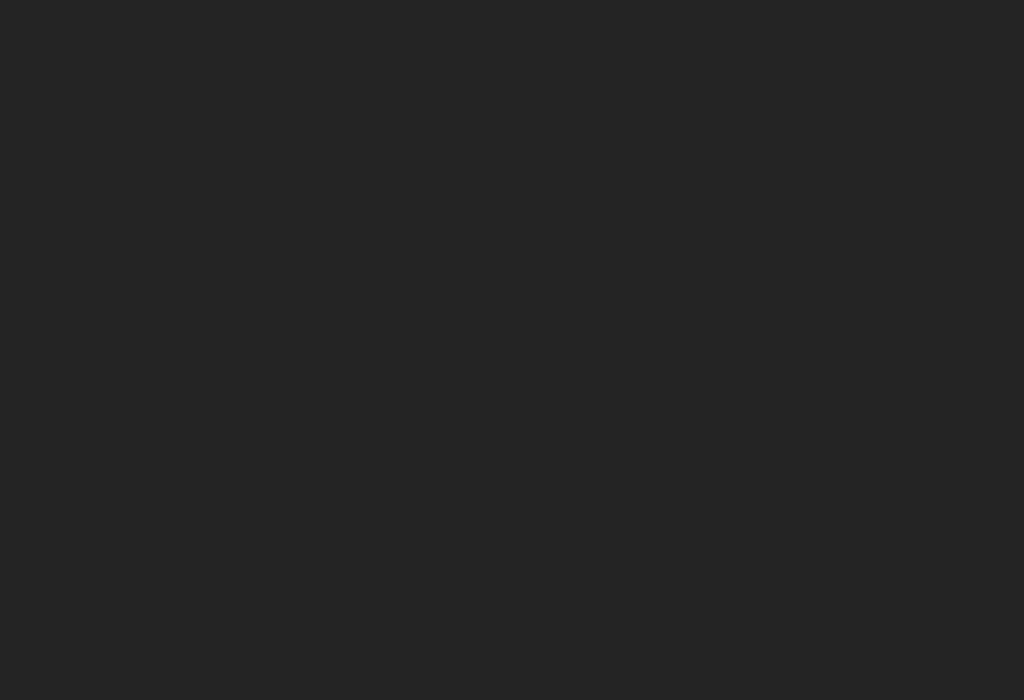
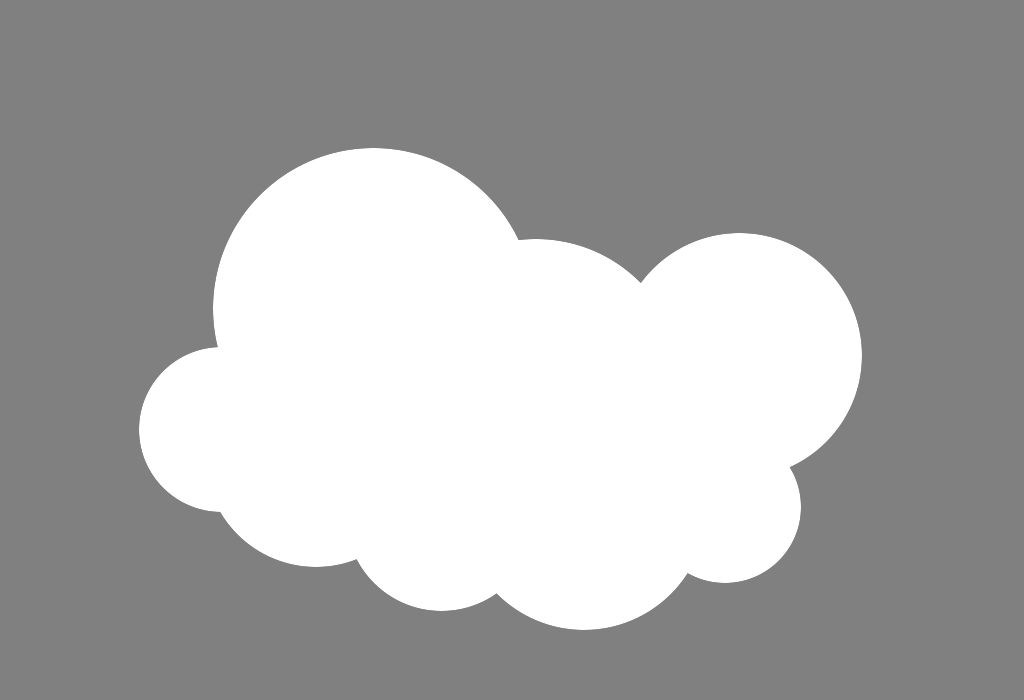
Layer changes from the first 1024x700 image to the second:
added layer "Ellipse 1" above "Layer 0" over [139, 148, 862, 630]
hid "Layer 0" over [0, 0, 1024, 700]
